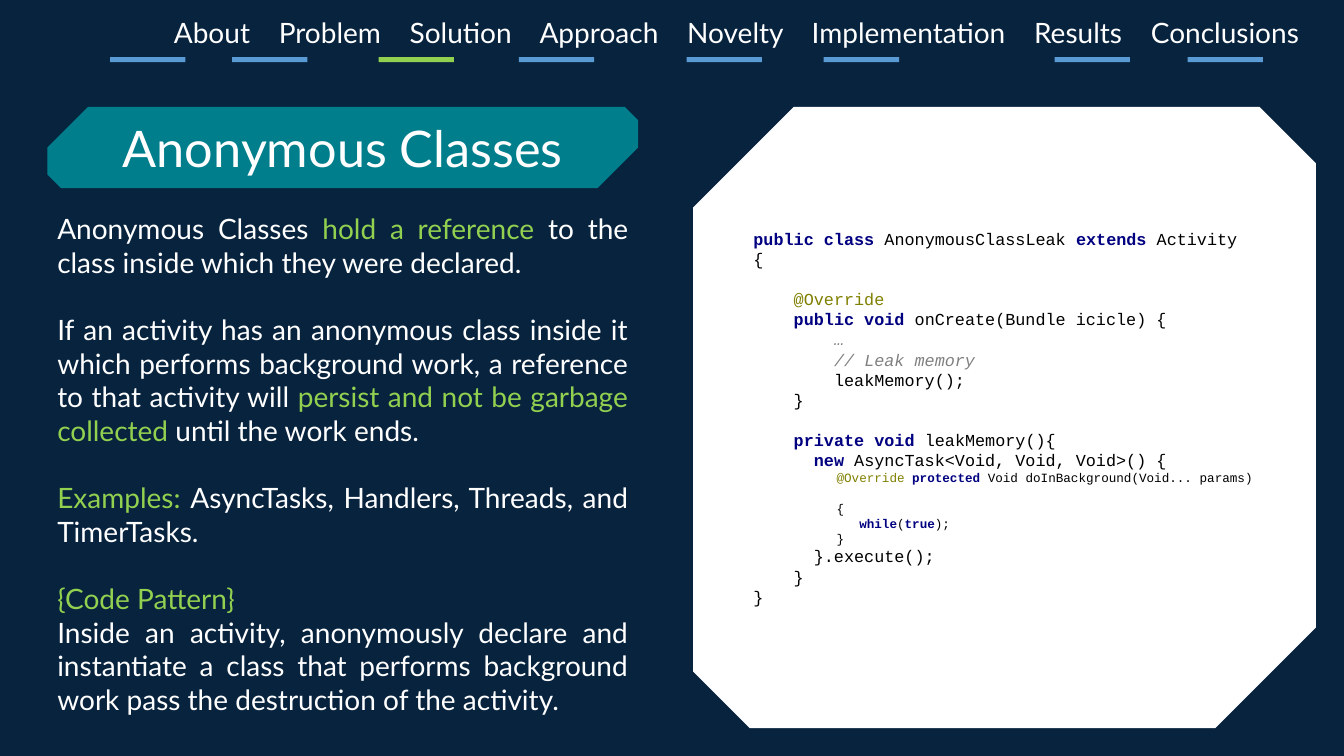
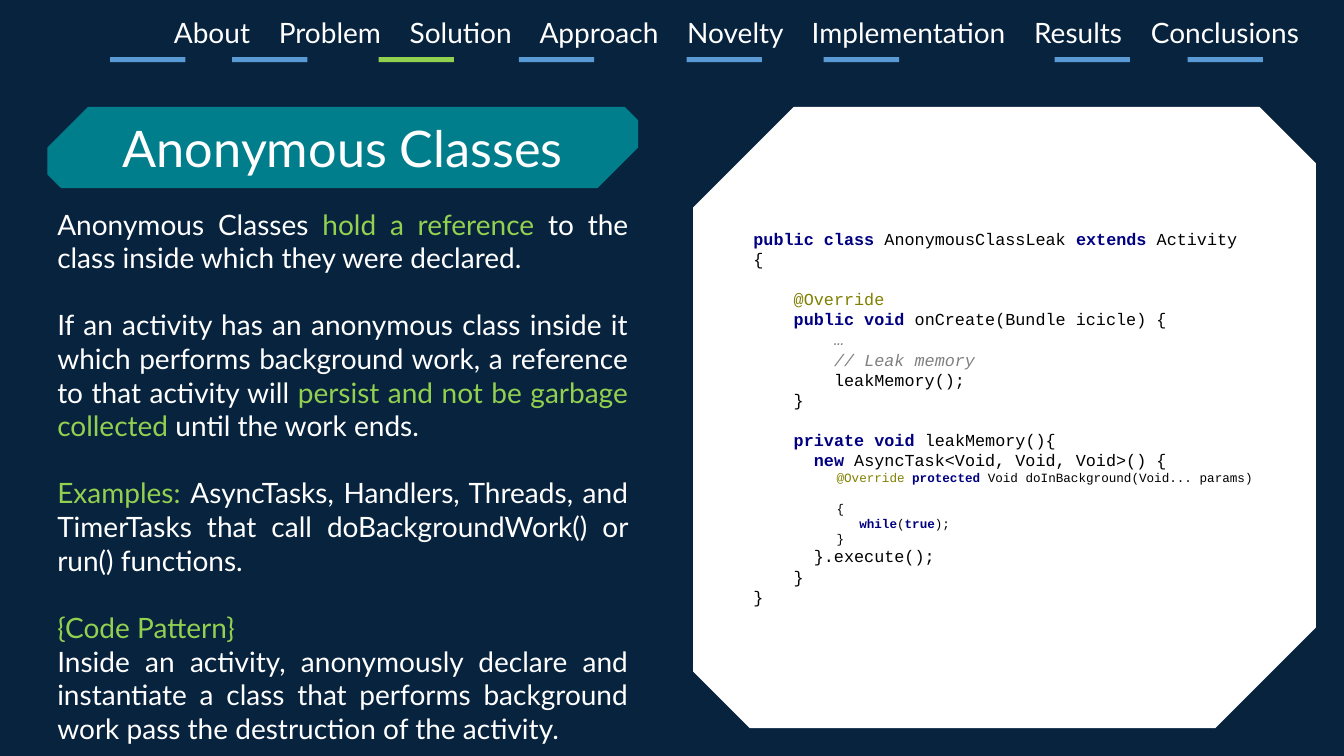
Before and after one commit to jsachs/infer, a slide deck: slide 8 of infeRS/InfeRS.pptx. Drawn at 1344x756 pixels with LibreOffice and Linux fonts; fonts in the diff are those of the drawing. Boxes give left, top, right and bottom in pixels: in the first picture for what was removed or moved away, otherwise in the second. Text is boxed around its words. In the diff, an @@ line names an element or a change of style, - is before the commit and + after.

```diff
--- a/infeRS/InfeRS.pptx
+++ b/infeRS/InfeRS.pptx
@@ text at box(57, 482, 628, 575): text changed @@
-Examples: AsyncTasks, Handlers, Threads, and TimerTasks.
+Examples: AsyncTasks, Handlers, Threads, and TimerTasks that call doBackgroundWork() or run() functions.
```
Also in this commit, not shown: 5 other slides changed, 4 slides added, 1 other file.
